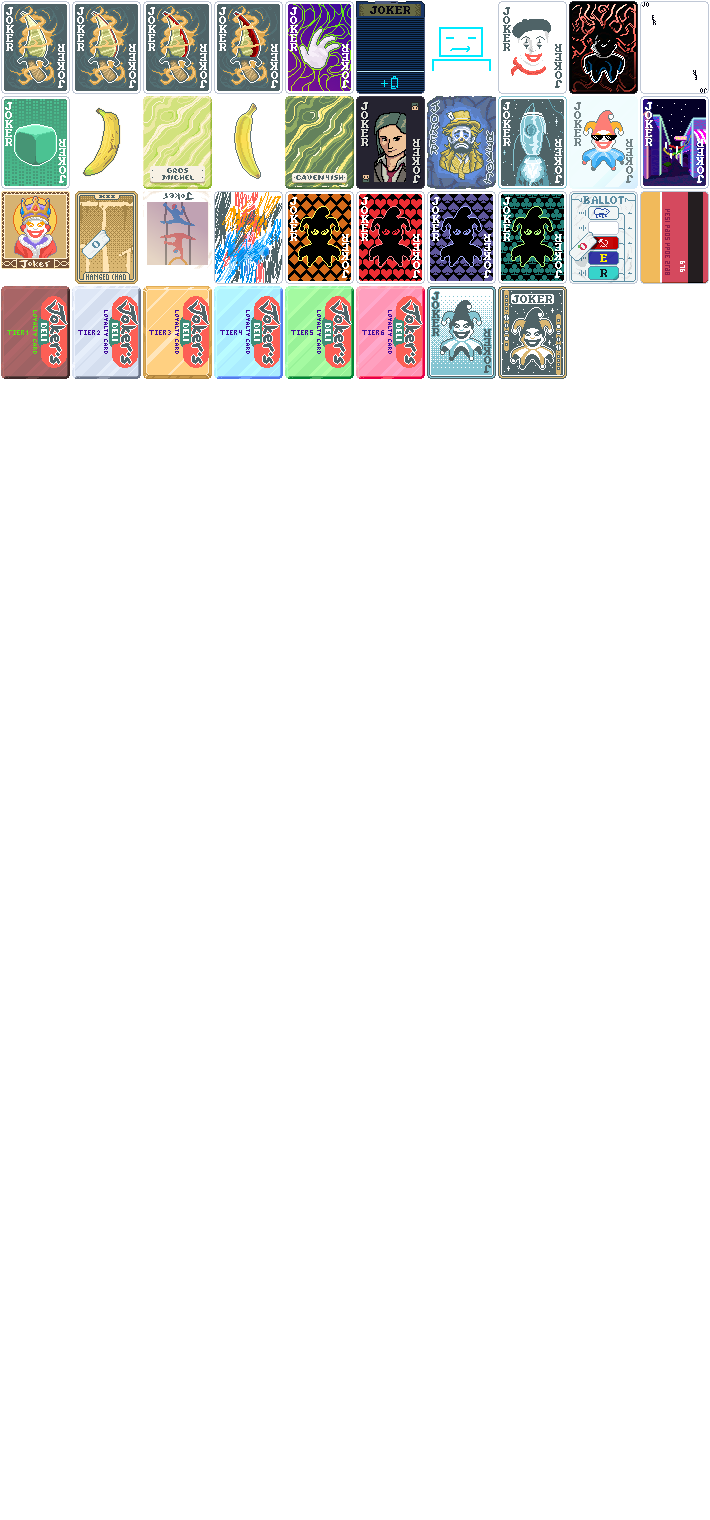
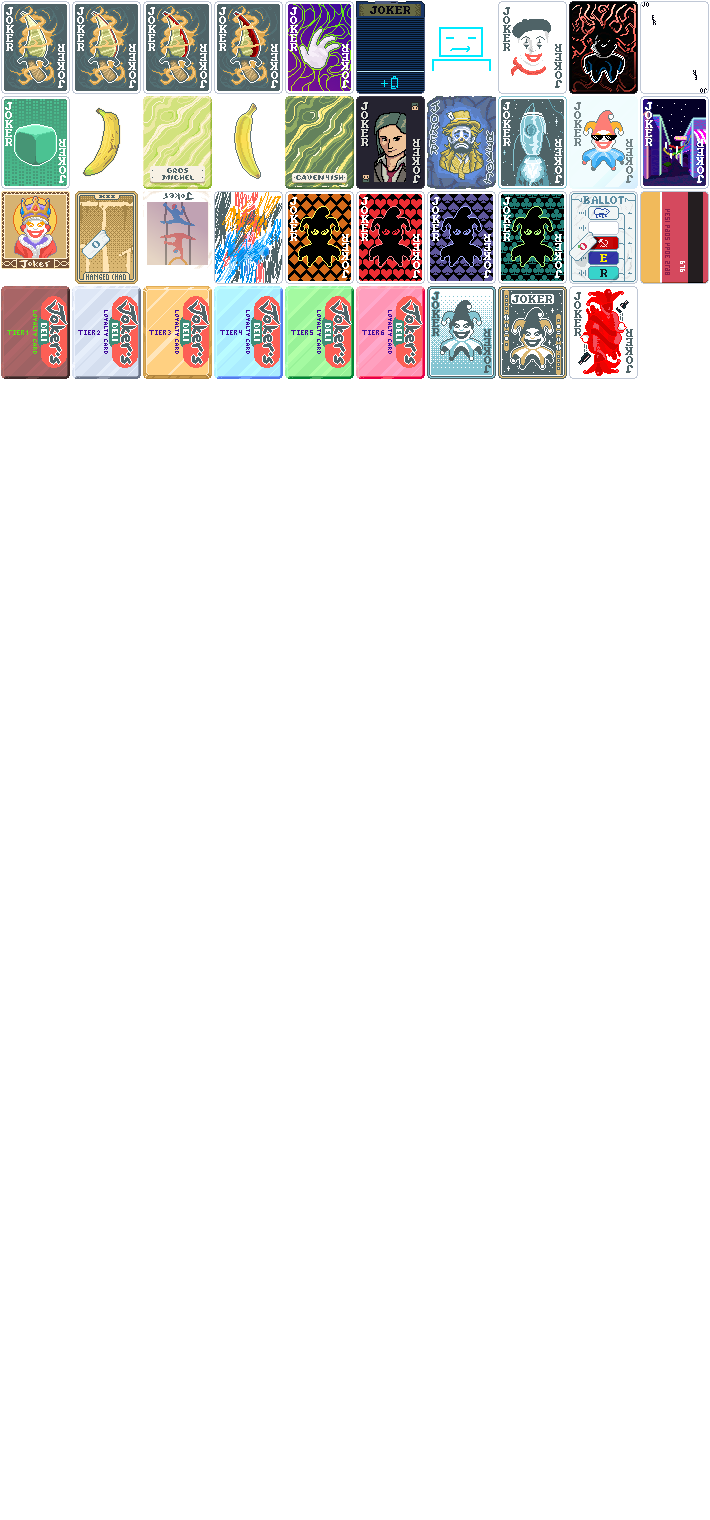
Comparing the layer stacks of the two 710x1520 images. Changes:
added group "drunkyard" with 2 layers in group "modded" over [569, 286, 638, 379]
added layer "drunkyard overlay" in group "drunkyard" over [574, 289, 633, 376]
added layer "drunkyard base" in group "drunkyard" over [569, 286, 638, 379]
